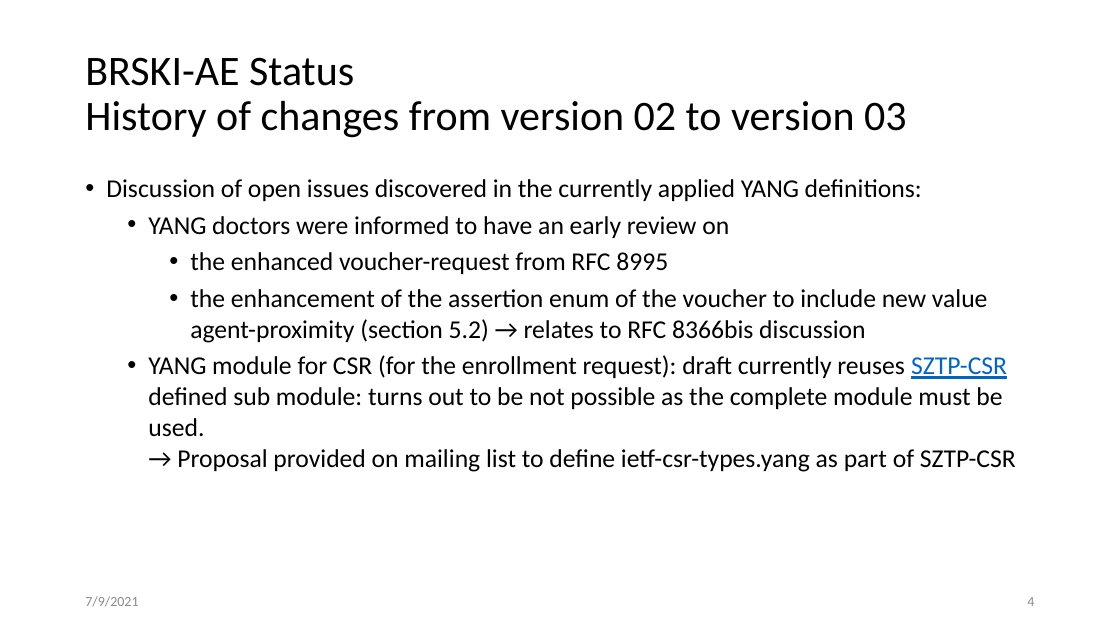
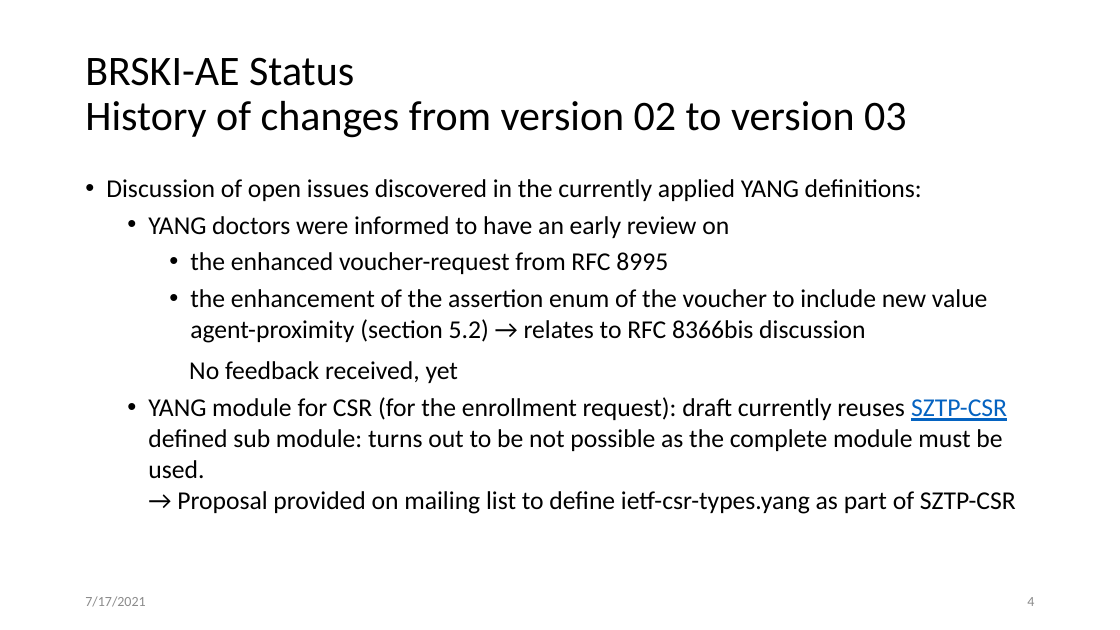
Before and after one commit to anima-wg/anima-brski-ae, a slide deck: slide 4 of presentations/slides-111-BRSKI-AE.pptx. Drawn at 1120x630 pixels with LibreOffice and Linux fonts; fonts in the diff are those of the drawing. Boxes give left, top, right and bottom in pixels: in the first picture for what was removed or moved away, otherwise in the second. Text is boxed around its words. In the diff, an @@ line names an element or a change of style, - is before the commit and + after.

```diff
--- a/presentations/slides-111-BRSKI-AE.pptx
+++ b/presentations/slides-111-BRSKI-AE.pptx
@@ text at (189, 361, 458, 383): paragraph added @@
+  No feedback received, yet
@@ text at (85, 596, 145, 607): text changed @@
-7/9/2021
+7/17/2021
```
Also in this commit, not shown: 22 other slides changed, 2 slides added.
